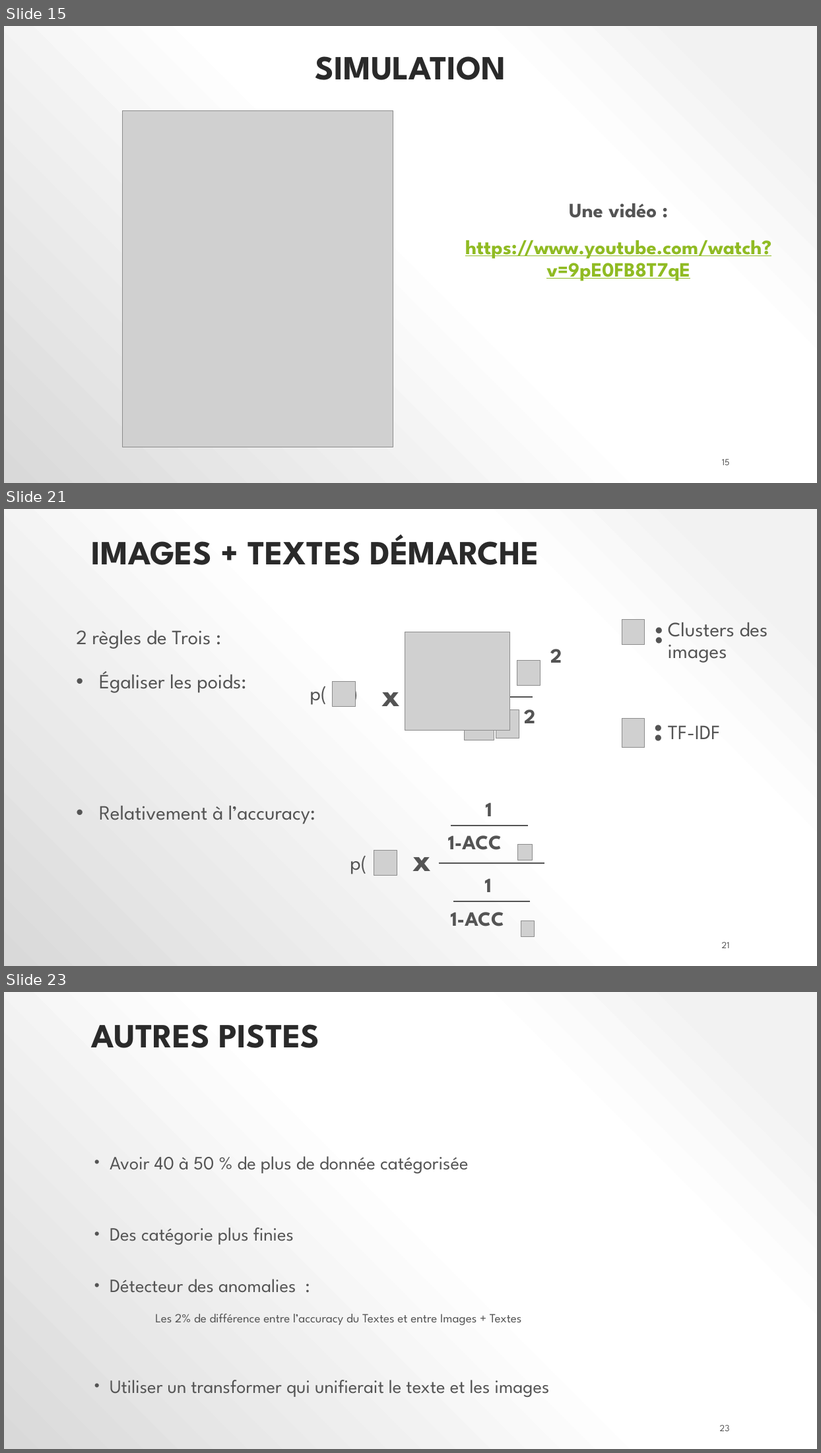
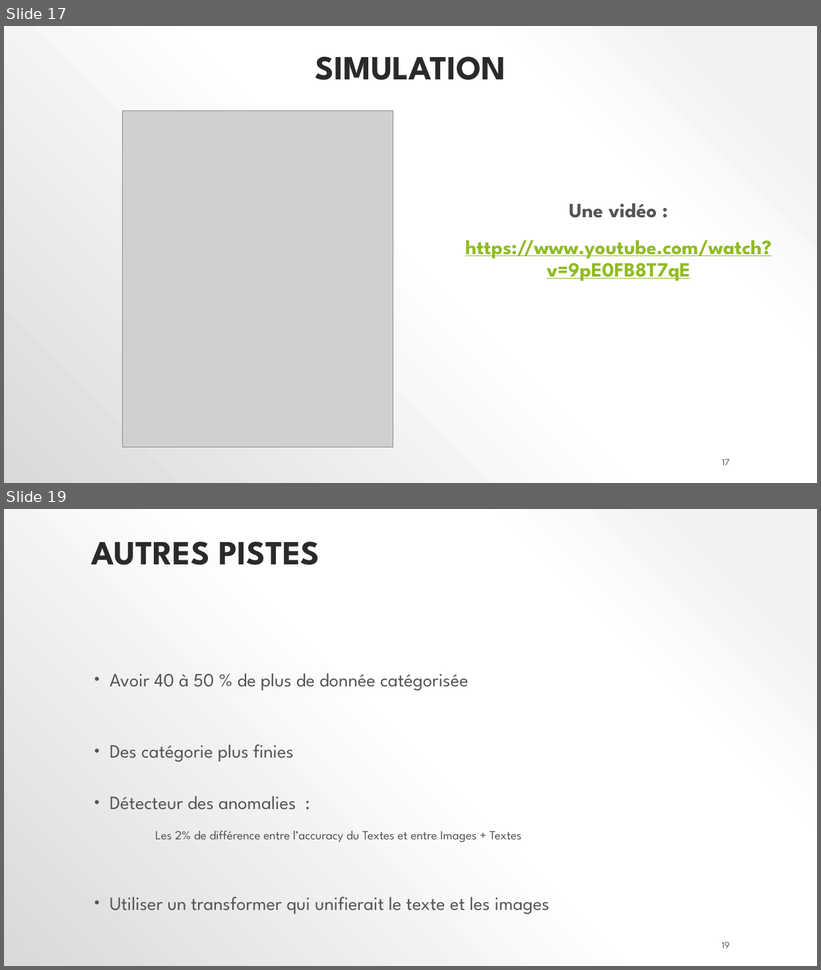
Before and after one commit to polo1093/Credit-Default-Customer-Scoring-Dashboard, a slide deck: P7_02_support.pptx. Shown one above the other, each under a label of ours: slides 15, 21 and 23 before the commit, slides 17 and 19 after it; the slides between them are not shown. The pictures are 821x1453 and 821x970 pixels, drawn with LibreOffice and Linux fonts; fonts in the diff are those of the drawing; grey boxes stand for pictures. Boxes give left, top, right and bottom in pixels: in the first picture for what was removed or moved away, otherwise in the second. Text is boxed around its words. In the diff, an @@ line names an element or a change of style, - is before the commit and + after.

```diff
--- a/P7_02_support.pptx
+++ b/P7_02_support.pptx
@@ slide 21 removed at (4,509,817,966), background gradient #F2F2F2 to #FFFFFF to #D9D9D9 @@
@@ title removed at (91,534,539,565) @@
-IMAGES + TEXTES DÉMARCHE
@@ picture removed at (622,620,645,645) @@
@@ text removed at (649,611,671,654) @@
-:
@@ text removed at (668,623,735,663) @@
-Clusters des images
@@ text removed at (76,630,316,824) @@
-2 règles de Trois :
-• Égaliser les poids:
-• Relativement à l’accuracy:
@@ picture removed at (405,632,510,730) @@
@@ group removed at (310,649,562,740): 5 texts, 4 pictures, 1 line @@
-2
-2
-x
-p( )
-p( )
@@ picture removed at (622,719,645,747) @@
@@ text removed at (648,709,670,753) @@
-:
@@ text removed at (668,725,720,739) @@
-TF-IDF
@@ group removed at (350,803,545,937): 6 texts, 3 lines, 3 pictures @@
-1
-1-ACC
-1
-1-ACC
-x
-p( )
@@ page number removed at (722,942,730,949) @@
-21
@@ what was slide 15 is now slide 17 @@
@@ page number at (722,459,730,466): text changed @@
-15
+17
@@ what was slide 23 is now slide 19 @@
@@ page number at (722,942,730,949): text changed @@
-23
+19
```
Also in this commit, not shown: 7 slides changed, 3 slides added, 6 other slides removed, 2 other files.
